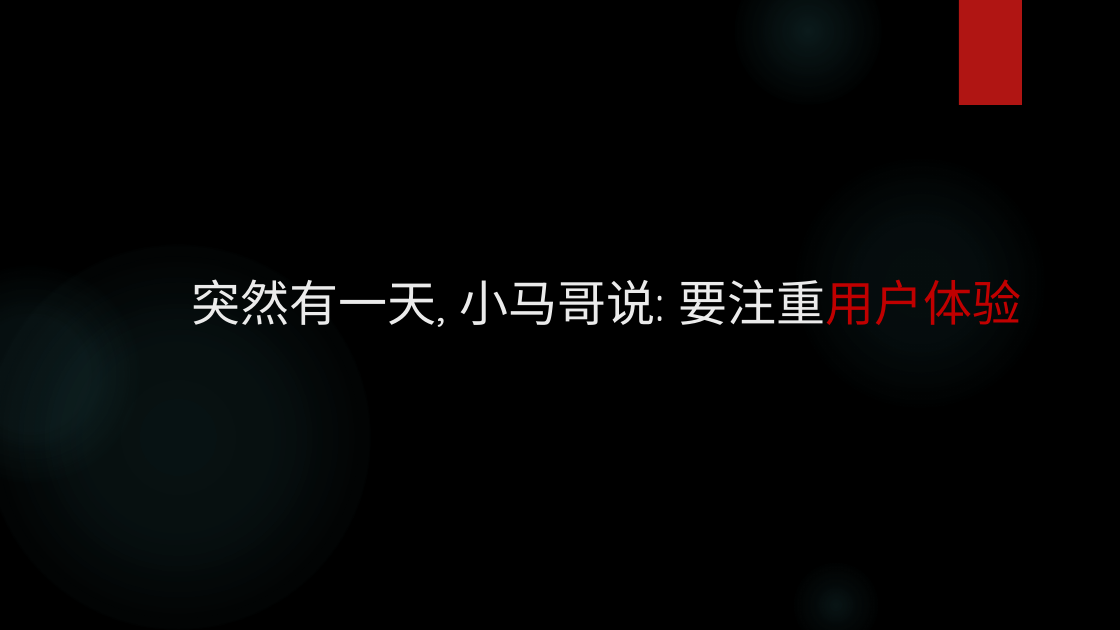
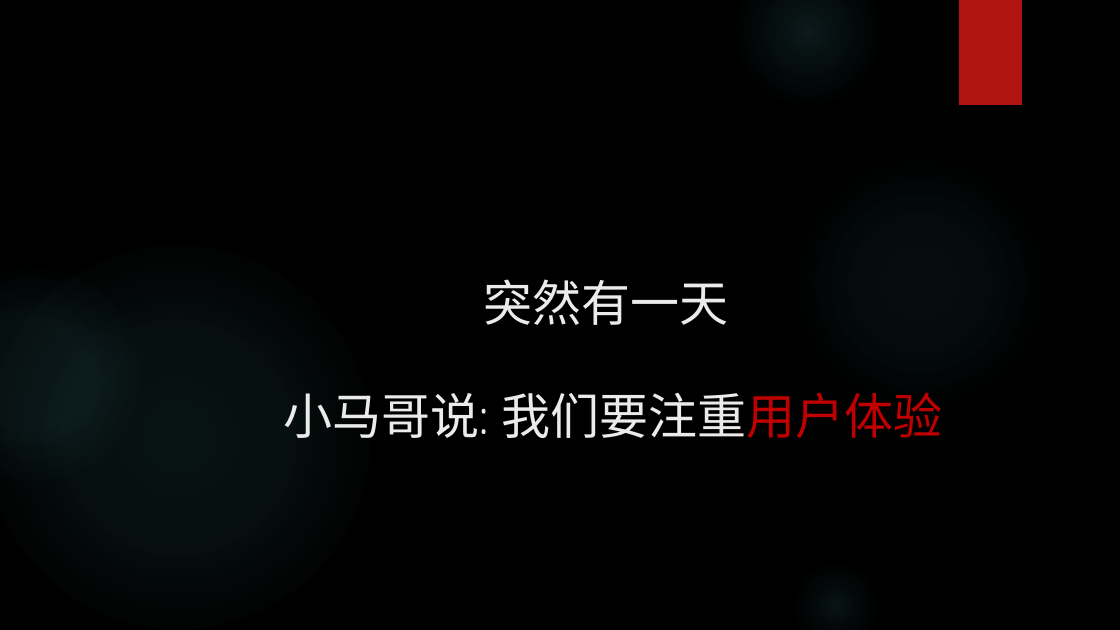
Before and after one commit to erichua23/prj, a slide deck: slide 15 of jsmvc/docs/Frontend MVC(EricHua).pptx (slide 14 before the commit). Drawn at 1120x630 pixels with LibreOffice and Linux fonts; fonts in the diff are those of the drawing; background and template pictures are left out. Boxes give left, top, right and bottom in pixels: in the first picture for what was removed or moved away, otherwise in the second. Text is boxed around its words. In the diff, an @@ line names an element or a change of style, - is before the commit and + after.

```diff
--- a/jsmvc/docs/Frontend MVC(EricHua).pptx
+++ b/jsmvc/docs/Frontend MVC(EricHua).pptx
@@ title at [484, 279, 729, 325]: text changed @@
-突然有一天, 小马哥说: 要注重用户体验
+突然有一天
@@ text added at [283, 392, 943, 438], 42 pt, text #EBEBEB @@
+小马哥说: 我们要注重用户体验
```
Also in this commit, not shown: 18 other slides changed, 29 slides added, 19 slides removed.
